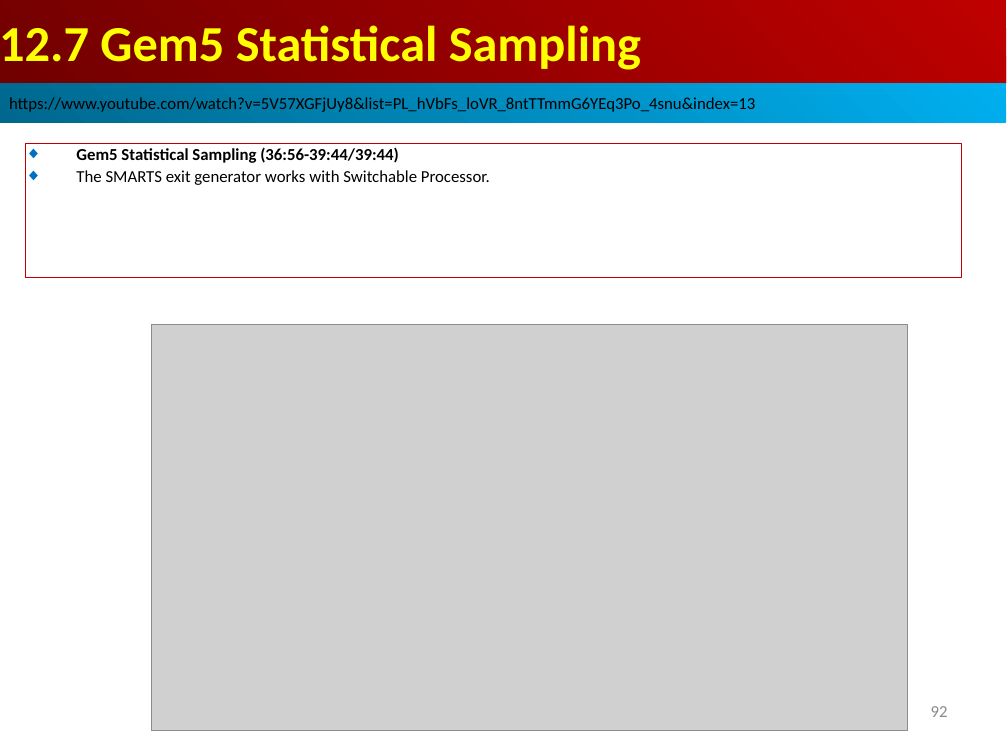
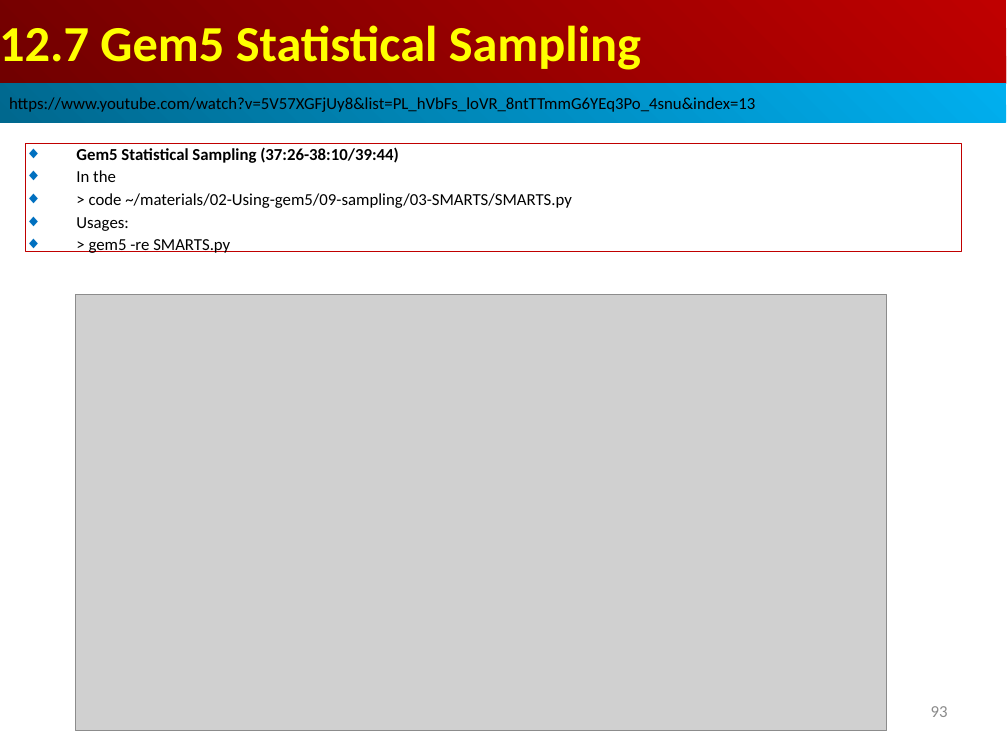
Before and after one commit to peterhchen/AIU_CS850_Gem5_McPAT, a slide deck: slide 93 of 050_Gem5/013.SampleSim/000_Video/013.SampleSim.ppt (slide 92 before the commit). Drawn at 1008x756 pixels with LibreOffice and Linux fonts; fonts in the diff are those of the drawing; grey boxes stand for pictures. Boxes give left, top, right and bottom in pixels: in the first picture for what was removed or moved away, otherwise in the second. Text is boxed around its words. In the diff, an @@ line names an element or a change of style, - is before the commit and + after.

```diff
--- a/050_Gem5/013.SampleSim/000_Video/013.SampleSim.ppt
+++ b/050_Gem5/013.SampleSim/000_Video/013.SampleSim.ppt
@@ rectangle "Gem5 Statistical Sampling (37:26-38:10/39:44)": place and size @@
-rectangle "Gem5 Statistical Sampling (37:26-38:10/39:44)" at [25,143,962,277]
+rectangle "Gem5 Statistical Sampling (37:26-38:10/39:44)" at [25,143,962,252]
@@ text in rectangle at [76,147,572,253]: text changed @@
-◆ Gem5 Statistical Sampling (36:56-39:44/39:44)
-◆ The SMARTS exit generator works with Switchable Processor.
+◆ Gem5 Statistical Sampling (37:26-38:10/39:44)
+◆ In the
+◆ > code ~/materials/02-Using-gem5/09-sampling/03-SMARTS/SMARTS.py
+◆ Usages:
+◆ > gem5 -re SMARTS.py
@@ picture: place and size @@
-picture at [151,325,907,731]
+picture at [76,294,887,731]
@@ page number at [931,706,948,717]: text changed @@
-92
+93
```
Also in this commit, not shown: 34 other slides changed, 7 slides added.
